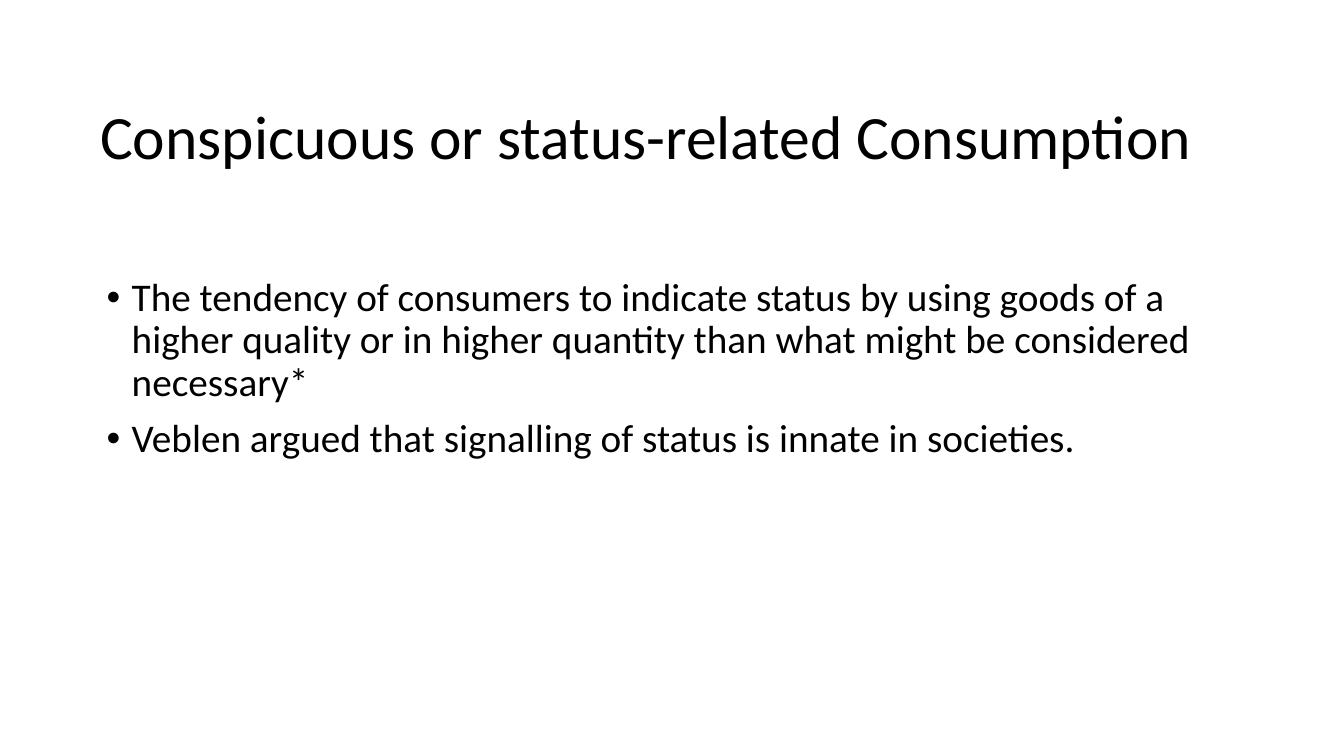
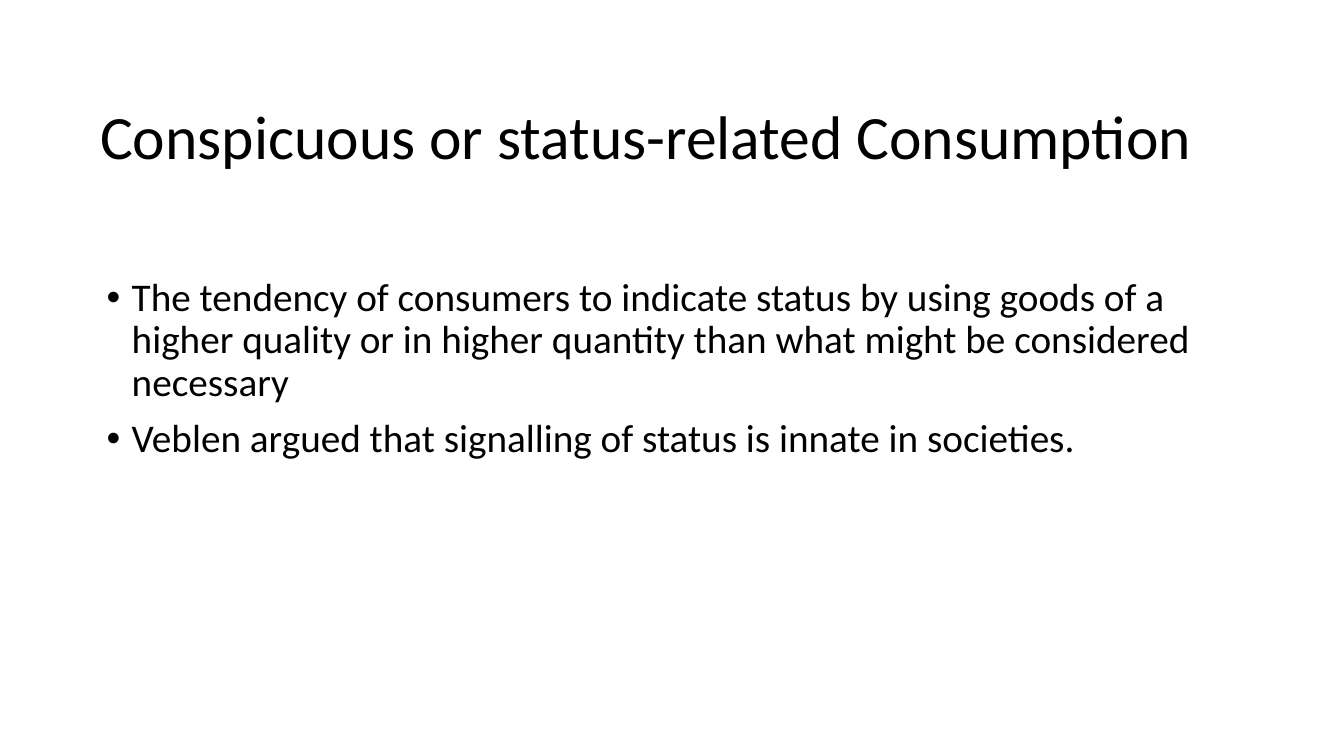
Before and after one commit to anuragr81/research, a slide deck: slide 2 of consumption/presentationJun2020.pptx. Drawn at 1344x756 pixels with LibreOffice and Linux fonts; fonts in the diff are those of the drawing; background and template pictures are left out. Boxes give left, top, right and bottom in pixels: in the first picture for what was removed or moved away, otherwise in the second. Text is boxed around its words. In the diff, an @@ line names an element or a change of style, - is before the commit and + after.

```diff
--- a/consumption/presentationJun2020.pptx
+++ b/consumption/presentationJun2020.pptx
@@ text at <box>132,283,1189,403</box>: text changed @@
-• The tendency of consumers to indicate status by using goods of a higher quality or in higher quantity than what might be considered necessary*
+• The tendency of consumers to indicate status by using goods of a higher quality or in higher quantity than what might be considered necessary
```
Also in this commit, not shown: 6 other slides changed, 8 slides added, 9 slides removed, 1 other file.
